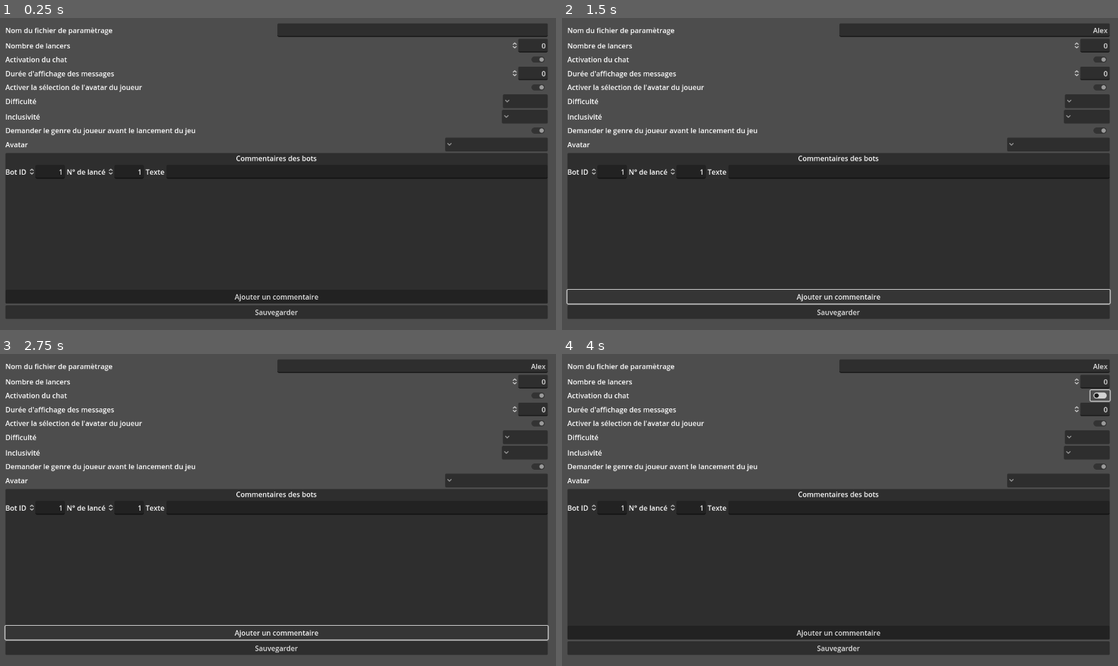
Above: before the commit, frames 1-4 (two rows, left to right).
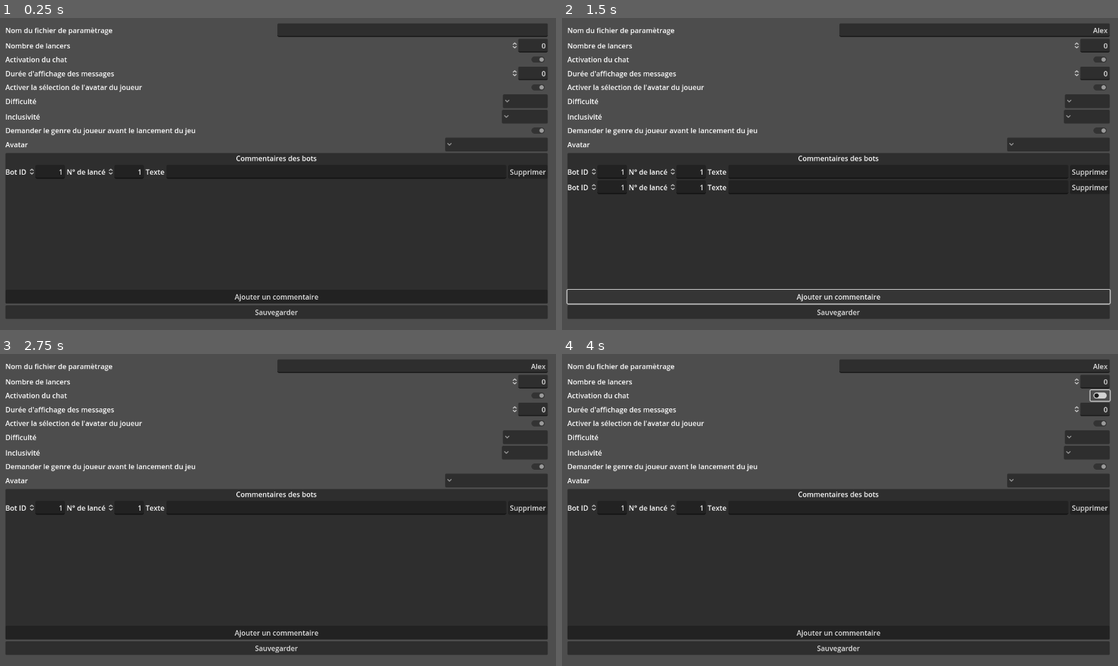
Above: after the commit, the same moments.

Repository: MrSoubi/CyberBall_Configurator
Game: Godot game, scene res://Scenes/application.tscn
Same seed, same stepped clock (60 frames per second), same inputs: the game is played once before the commit and once after it.
Inputs (mouse positions are in pixels of both pictures, inside the frame that each line leads up to):
- Up to frame 1 (0.25 s): no input
- Up to frame 2 (1.5 s): click (973, 30) at 0.52 s; type "Alex" at 0.6 s; click "Ajouter un commentaire" at 1.25 s
- Up to frame 3 (2.75 s): click "Ajouter un commentaire" (after the commit: "Supprimer") at 2 s
- Up to frame 4 (4 s): click "Sauvegarder" at 2.75 s; click (1101, 394) at 3.5 s

The runs differ from the first frame. In frame 1, less than 0.1% of the frame differs, in the area x 91-99%, y 48-52%; in frame 2, 0.5%; in frame 3, 0.7%, in the area x 0-99%, y 48-92%; in frame 4, less than 0.1%.
Error before the commit: Attempt to call function 'store_string' in base 'null instance' on a null instance. (res://Scripts/file_system.gd:6)

Commit message:
Feature complete

Diff:
--- a/Scenes/UI.tscn
+++ b/Scenes/UI.tscn
@@ -1,6 +1,8 @@
-[gd_scene load_steps=3 format=3 uid="uid://dq08h82adx2r1"]
+[gd_scene load_steps=5 format=3 uid="uid://dq08h82adx2r1"]
 
 [ext_resource type="Script" path="res://Scripts/ui.gd" id="1_osdkc"]
+[ext_resource type="Script" path="res://Scripts/comments_container.gd" id="2_o2ino"]
+[ext_resource type="PackedScene" uid="uid://qjinkn2oi0sc" path="res://Scenes/commentary.tscn" id="3_4sfxx"]
 
 [sub_resource type="StyleBoxEmpty" id="StyleBoxEmpty_otrgp"]
 
@@ -63,6 +65,7 @@
 [node name="NumberOfThrows" type="SpinBox" parent="PanelContainer/MarginContainer/VBoxContainer/GridContainer/Throws"]
 layout_direction = 3
 layout_mode = 2
+update_on_text_changed = true
 
 [node name="ChatActivation" type="HBoxContainer" parent="PanelContainer/MarginContainer/VBoxContainer/GridContainer"]
 layout_mode = 2
@@ -89,6 +92,7 @@
 [node name="ChatMessageDuration" type="SpinBox" parent="PanelContainer/MarginContainer/VBoxContainer/GridContainer/MessageDuration"]
 layout_direction = 3
 layout_mode = 2
+update_on_text_changed = true
 
 [node name="AvatarSelection" type="HBoxContainer" parent="PanelContainer/MarginContainer/VBoxContainer/GridContainer"]
 layout_mode = 2
@@ -208,51 +212,19 @@
 text = "Commentaires des bots"
 horizontal_alignment = 1
 
-[node name="ScrollContainer" type="ScrollContainer" parent="PanelContainer/MarginContainer/VBoxContainer/CommentsContainer/PanelContainer"]
-layout_mode = 2
-size_flags_vertical = 3
-
-[node name="VBoxContainer" type="VBoxContainer" parent="PanelContainer/MarginContainer/VBoxContainer/CommentsContainer/PanelContainer/ScrollContainer"]
-layout_mode = 2
-size_flags_horizontal = 3
-size_flags_vertical = 3
-
-[node name="Commentary" type="HBoxContainer" parent="PanelContainer/MarginContainer/VBoxContainer/CommentsContainer/PanelContainer/ScrollContainer/VBoxContainer"]
-layout_mode = 2
-size_flags_horizontal = 3
-
-[node name="Label" type="Label" parent="PanelContainer/MarginContainer/VBoxContainer/CommentsContainer/PanelContainer/ScrollContainer/VBoxContainer/Commentary"]
-layout_mode = 2
-size_flags_horizontal = 0
-text = "Bot ID"
-
-[node name="BotID" type="SpinBox" parent="PanelContainer/MarginContainer/VBoxContainer/CommentsContainer/PanelContainer/ScrollContainer/VBoxContainer/Commentary"]
-layout_direction = 3
-layout_mode = 2
-min_value = 1.0
-max_value = 2.0
-value = 1.0
-
-[node name="Label2" type="Label" parent="PanelContainer/MarginContainer/VBoxContainer/CommentsContainer/PanelContainer/ScrollContainer/VBoxContainer/Commentary"]
-layout_mode = 2
-size_flags_horizontal = 0
-text = "N° de lancé"
-
-[node name="NdeLance" type="SpinBox" parent="PanelContainer/MarginContainer/VBoxContainer/CommentsContainer/PanelContainer/ScrollContainer/VBoxContainer/Commentary"]
-layout_direction = 3
-layout_mode = 2
-min_value = 1.0
-max_value = 2.0
-value = 1.0
-
-[node name="Label3" type="Label" parent="PanelContainer/MarginContainer/VBoxContainer/CommentsContainer/PanelContainer/ScrollContainer/VBoxContainer/Commentary"]
-layout_mode = 2
-size_flags_horizontal = 0
-text = "Texte"
-
-[node name="TextEdit" type="LineEdit" parent="PanelContainer/MarginContainer/VBoxContainer/CommentsContainer/PanelContainer/ScrollContainer/VBoxContainer/Commentary"]
-layout_mode = 2
-size_flags_horizontal = 3
+[node name="CommentsContainer" type="ScrollContainer" parent="PanelContainer/MarginContainer/VBoxContainer/CommentsContainer/PanelContainer"]
+layout_mode = 2
+size_flags_vertical = 3
+
+[node name="VBoxContainer" type="VBoxContainer" parent="PanelContainer/MarginContainer/VBoxContainer/CommentsContainer/PanelContainer/CommentsContainer"]
+layout_mode = 2
+size_flags_horizontal = 3
+size_flags_vertical = 3
+script = ExtResource("2_o2ino")
+commentary_scene = ExtResource("3_4sfxx")
+
+[node name="Commentary" parent="PanelContainer/MarginContainer/VBoxContainer/CommentsContainer/PanelContainer/CommentsContainer/VBoxContainer" instance=ExtResource("3_4sfxx")]
+layout_mode = 2
 
 [node name="Button" type="Button" parent="PanelContainer/MarginContainer/VBoxContainer/CommentsContainer/PanelContainer"]
 layout_mode = 2
@@ -270,4 +242,5 @@
 [connection signal="item_selected" from="PanelContainer/MarginContainer/VBoxContainer/GridContainer/Inclusivity/InclusivityMode" to="." method="_on_inclusivity_mode_item_selected"]
 [connection signal="toggled" from="PanelContainer/MarginContainer/VBoxContainer/GridContainer/Gender/IsGenderQuestionEnabled" to="." method="_on_is_gender_question_enabled_toggled"]
 [connection signal="item_selected" from="PanelContainer/MarginContainer/VBoxContainer/GridContainer/Avatar/AvatarChoice" to="." method="_on_avatar_choice_item_selected"]
+[connection signal="pressed" from="PanelContainer/MarginContainer/VBoxContainer/CommentsContainer/PanelContainer/Button" to="PanelContainer/MarginContainer/VBoxContainer/CommentsContainer/PanelContainer/CommentsContainer/VBoxContainer" method="_on_button_pressed"]
 [connection signal="pressed" from="PanelContainer/MarginContainer/VBoxContainer/SaveButton" to="." method="_on_save_button_pressed"]
--- /dev/null
+++ b/Scenes/commentary.tscn
@@ -0,0 +1,51 @@
+[gd_scene load_steps=2 format=3 uid="uid://qjinkn2oi0sc"]
+
+[ext_resource type="Script" path="res://Scripts/commentary.gd" id="1_pfwil"]
+
+[node name="Commentary" type="HBoxContainer"]
+size_flags_horizontal = 3
+script = ExtResource("1_pfwil")
+
+[node name="Label" type="Label" parent="."]
+layout_mode = 2
+size_flags_horizontal = 0
+text = "Bot ID"
+
+[node name="BotID" type="SpinBox" parent="."]
+layout_direction = 3
+layout_mode = 2
+min_value = 1.0
+max_value = 2.0
+value = 1.0
+update_on_text_changed = true
+
+[node name="Label2" type="Label" parent="."]
+layout_mode = 2
+size_flags_horizontal = 0
+text = "N° de lancé"
+
+[node name="NdeLance" type="SpinBox" parent="."]
+layout_direction = 3
+layout_mode = 2
+min_value = 1.0
+max_value = 30.0
+value = 1.0
+update_on_text_changed = true
+
+[node name="Label3" type="Label" parent="."]
+layout_mode = 2
+size_flags_horizontal = 0
+text = "Texte"
+
+[node name="TextEdit" type="LineEdit" parent="."]
+layout_mode = 2
+size_flags_horizontal = 3
+
+[node name="Button" type="Button" parent="."]
+layout_mode = 2
+text = "Supprimer"
+
+[connection signal="value_changed" from="BotID" to="." method="_on_bot_id_value_changed"]
+[connection signal="value_changed" from="NdeLance" to="." method="_on_nde_lance_value_changed"]
+[connection signal="text_changed" from="TextEdit" to="." method="_on_text_edit_text_changed"]
+[connection signal="pressed" from="Button" to="." method="_on_button_pressed"]
--- a/Scripts/Resources/commentary.gd
+++ b/Scripts/Resources/commentary.gd
@@ -1,7 +1,7 @@
 class_name Commentary extends Resource
 
-@export var bot_id: int
-@export var throw_id: int
+@export var bot_id: int = 1
+@export var throw_id: int = 1
 @export var text: String
 
 func get_json() -> String :
--- /dev/null
+++ b/Scripts/commentary.gd
@@ -0,0 +1,19 @@
+class_name CommentaryBlock
+extends HBoxContainer
+
+var data: Commentary
+
+func _ready() -> void:
+	data = Commentary.new()
+
+func _on_button_pressed() -> void:
+	self.queue_free()
+
+func _on_bot_id_value_changed(value: float) -> void:
+	data.bot_id = value
+
+func _on_nde_lance_value_changed(value: float) -> void:
+	data.throw_id = value
+
+func _on_text_edit_text_changed(new_text: String) -> void:
+	data.text = new_text
--- /dev/null
+++ b/Scripts/comments_container.gd
@@ -0,0 +1,16 @@
+extends VBoxContainer
+
+@export var commentary_scene: PackedScene
+
+func _on_button_pressed() -> void:
+	var new_commentary = commentary_scene.instantiate()
+	add_child(new_commentary)
+
+func get_comments() -> Array[Commentary]:
+	var result: Array[Commentary]
+
+	for child in get_children():
+		child = child as CommentaryBlock
+		result.append(child.data)
+
+	return result
--- a/Scripts/file_system.gd
+++ b/Scripts/file_system.gd
@@ -2,10 +2,12 @@
 
 func save_to_file(content: String, file_name: String):
 	var path = OS.get_executable_path()
-	var file = FileAccess.open(path + "/" + file_name + ".json", FileAccess.WRITE)
+	var file = FileAccess.open(file_name + ".json", FileAccess.WRITE)
+
+	if(FileAccess.get_open_error() != 0):
+		print(FileAccess.get_open_error())
+
 	file.store_string(content)
-	file = null
-
 
 func _on_ui_save_config(content: String, file_name: String) -> void:
 	save_to_file(content, file_name)
--- a/Scripts/ui.gd
+++ b/Scripts/ui.gd
@@ -1,11 +1,14 @@
 extends Control
 
 @export var settings: GameSettings = load("res://Data/game_settings.tres")
+@onready var settings_name: LineEdit = $PanelContainer/MarginContainer/VBoxContainer/SettingsName/SettingsName
+@onready var v_box_container: VBoxContainer = $PanelContainer/MarginContainer/VBoxContainer/CommentsContainer/PanelContainer/CommentsContainer/VBoxContainer
 
 signal save_config(content: String, file_name: String)
 
 func _on_save_button_pressed() -> void:
-	save_config.emit(settings.get_JSON(), settings.setting_name)
+	settings.comments = v_box_container.get_comments()
+	save_config.emit(settings.get_JSON(), settings_name.text)
 
 func _on_number_of_throws_value_changed(value: float) -> void:
 	settings.nb_throws = value
